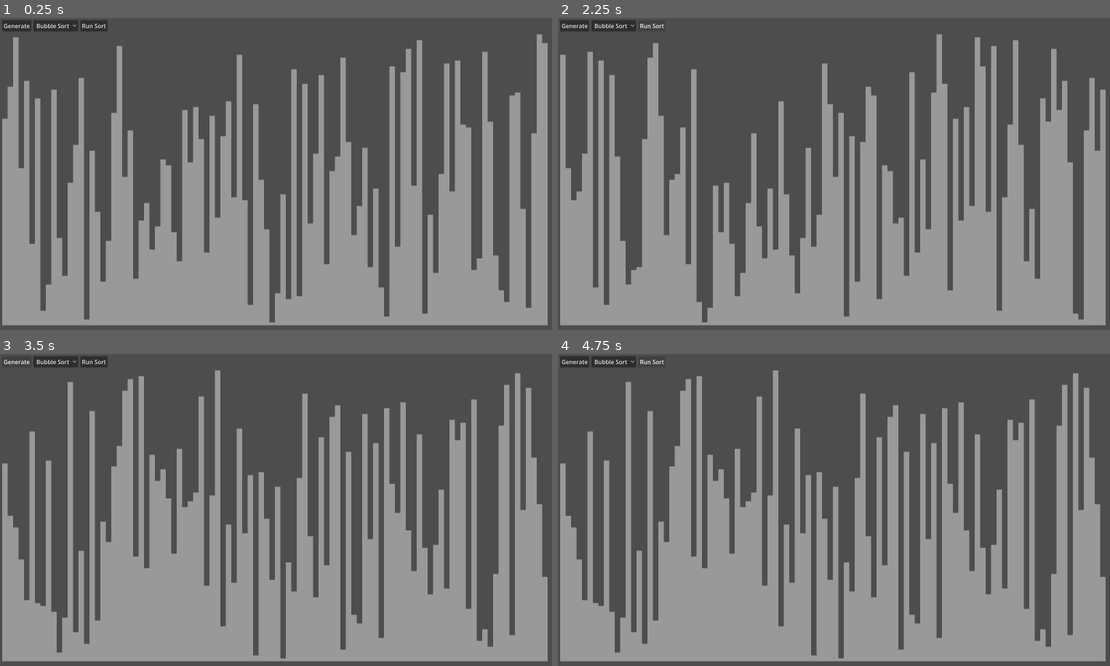
Above: before the commit, frames 1-4 (two rows, left to right).
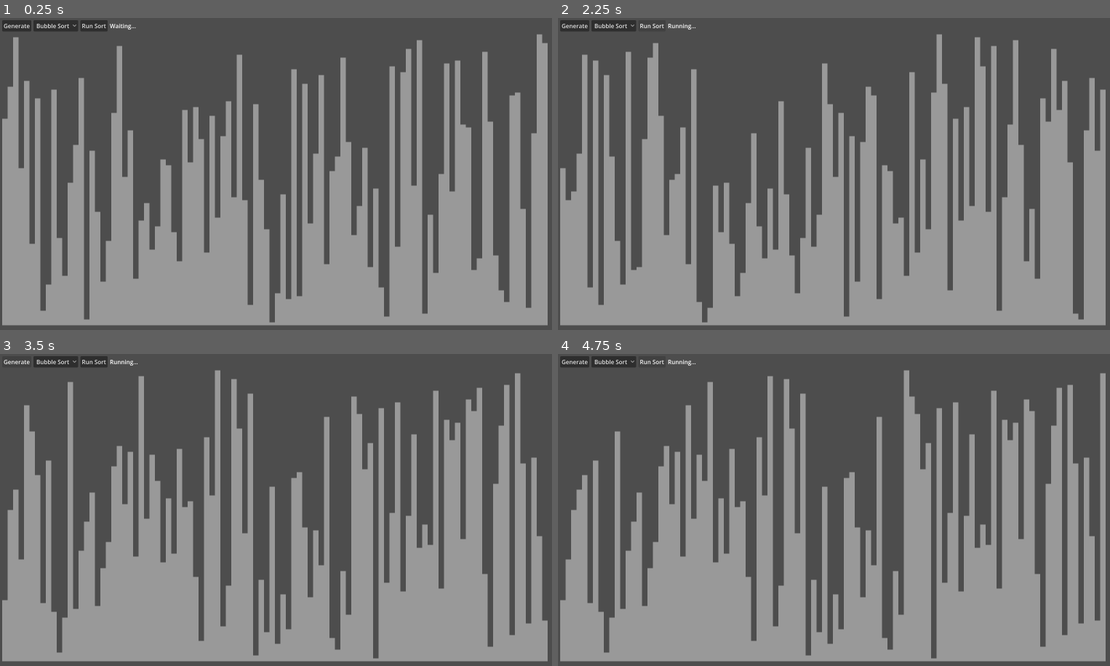
Above: after the commit, the same moments.

Repository: jiro4989/sort_visualizer
Game: Godot game, scene res://src/main.tscn
Same seed, same stepped clock (60 frames per second), same inputs: the game is played once before the commit and once after it.
Inputs:
- Up to frame 1 (0.25 s): no input
- Up to frame 2 (2.25 s): click "Generate" at 0.5 s; click "Bubble Sort" at 1.25 s; click "Run Sort" at 2 s
- Up to frame 3 (3.5 s): click "Generate" at 2.75 s
- Up to frame 4 (4.75 s): click "Bubble Sort" at 3.5 s; click "Run Sort" at 4.25 s

The runs differ from the first frame. In frame 1, less than 0.1% of the frame differs, in the area x 19-25%, y 1-4%; in frame 2, 5.4%; in frame 3, 24%; in frame 4, 33%, in the area x 0-100%, y 1-98%.

Commit message:
fix: バブルソートを実装

Diff:
--- a/src/main.gd
+++ b/src/main.gd
@@ -2,6 +2,7 @@
 
 @onready var select_sort_option: OptionButton = $MarginContainer/VBoxContainer/HBoxContainer/SelectSortOption
 @onready var sort_visualization_area: HBoxContainer = $MarginContainer/VBoxContainer/SortVisualizationArea
+@onready var status_label: Label = $MarginContainer/VBoxContainer/HBoxContainer/StatusLabel
 
 const MAX_SIZE: int = 100
 const MARGIN_SIZE: int = 6
@@ -50,8 +51,30 @@
 
 func _on_shuffle_button_pressed() -> void:
 	sort_values.shuffle()
+	redraw_visualization_area()
+
+func _on_run_sort_button_pressed() -> void:
+	status_label.text = "Running..."
+	match select_sort_option.text:
+		"Bubble Sort":
+			bubble_sort()
+		"Merge Sort":
+			merge_sort()
+
+func bubble_sort() -> void:
+	for i in sort_values.size() - 1:
+		for j in range(0, sort_values.size() - i - 1):
+			if sort_values[j] > sort_values[j + 1]:
+				var temp: int = sort_values[j]
+				sort_values[j] = sort_values[j + 1]
+				sort_values[j + 1] = temp
+				redraw_visualization_area()
+			await get_tree().create_timer(0.01).timeout
+	status_label.text = "Done"
+
+func merge_sort() -> void:
+	print("Merge Sort")
+
+func redraw_visualization_area() -> void:
 	for i in range(MAX_SIZE):
 		panels[i].custom_minimum_size = Vector2(0, BAR_HEIGHT * sort_values[i])
-
-func _on_run_sort_button_pressed() -> void:
-	pass # Replace with function body.
--- a/src/main.tscn
+++ b/src/main.tscn
@@ -37,6 +37,10 @@
 layout_mode = 2
 text = "Run Sort"
 
+[node name="StatusLabel" type="Label" parent="MarginContainer/VBoxContainer/HBoxContainer" unique_id=1022156937]
+layout_mode = 2
+text = "Waiting..."
+
 [node name="SortVisualizationArea" type="HBoxContainer" parent="MarginContainer/VBoxContainer" unique_id=263280689]
 layout_mode = 2
 theme_override_constants/separation = 0
